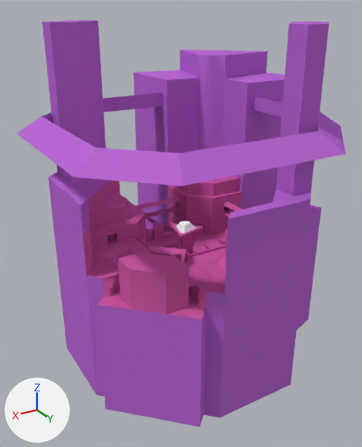
The Blender file assets/lvl/Tamar Plaza.blend as it was, and as the next commit left it.
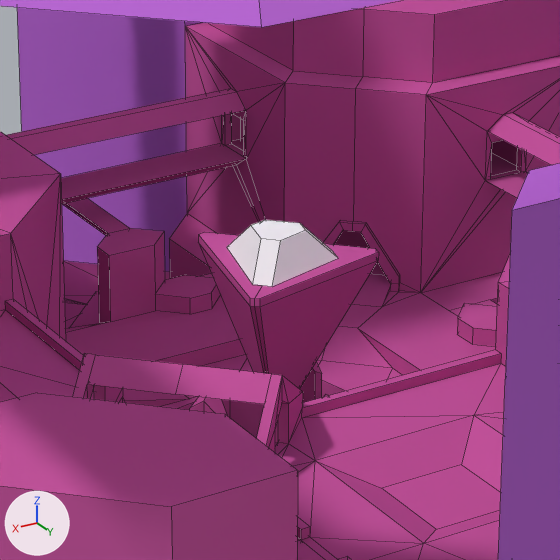
Old and new are each drawn whole from a camera (50 mm lens) standing at (69.8, 113.1, 71.4) and looking at (0.4, -2.7, 13.5) and again close up on the part from 37% to 65% of the width and 40% to 63% of the height. Every picture has the same lights, and +X, +Y and +Z are marked at lower left. The close-ups show mesh edges as thin lines.

Before the edit, the objects in view are built like this:
```python
me_cube_003 = bpy.data.meshes.new('Cube.003')
me_cube_003.from_pydata(...)  # 12 vertices, 7 faces; spans x -2.0..3.12, y -2.96..2.96, z 0.0..1.76
me_cube_003.materials.append(mat_default)  # white #ffffff
me_plaza_groupmesh_12365 = bpy.data.meshes.new('plaza_groupmesh_12365')
me_plaza_groupmesh_12365.from_pydata(...)  # 714 vertices, 695 faces, 1 loose edge; spans x -32.8..7.6, y -35.8..33.8, z -71.6..-15.4
me_plaza_groupmesh_12365.materials.append(mat_accessible)  # pink #cd5aa3
me_plaza_groupmesh_12365_001 = bpy.data.meshes.new('plaza_groupmesh_12365.001')
me_plaza_groupmesh_12365_001.from_pydata(...)  # 134 vertices, 90 faces; spans x 0.0..38.9, y -55.6..44.0, z -61.6..28.6
me_plaza_groupmesh_12365_001.materials.append(mat_inaccessible)  # purple #b968d3
ob_cube_000_proxy = bpy.data.objects.new('Cube.000_proxy', me_cube_003)
ob_cube_000_proxy.location = (2.66, 3.26, 14.65)
ob_cube_000_proxy.rotation_euler = (0.0, 0.0, 0.785)  # degrees (0, 0, 45)
ob_plaza_groupmesh_12365 = bpy.data.objects.new('plaza_groupmesh_12365', me_plaza_groupmesh_12365)
ob_plaza_groupmesh_12365.location = (3.1, 3.7, 39.84)
ob_plaza_groupmesh_12365.rotation_euler = (0.0, 0.0, -0.785)  # degrees (0, 0, -45)
_m = ob_plaza_groupmesh_12365.modifiers.new('Mirror', 'MIRROR')
_m.use_clip = True
ob_plaza_groupmesh_12365_001 = bpy.data.objects.new('plaza_groupmesh_12365.001', me_plaza_groupmesh_12365_001)
ob_plaza_groupmesh_12365_001.location = (3.1, 3.7, 39.84)
ob_plaza_groupmesh_12365_001.rotation_euler = (0.0, 0.0, -0.785)  # degrees (0, 0, -45)
_m = ob_plaza_groupmesh_12365_001.modifiers.new('Mirror', 'MIRROR')
_m.use_clip = True
# also in view: 'plaza_groupmesh_12365.002' at (24.1, 24.7, 14.2)
```
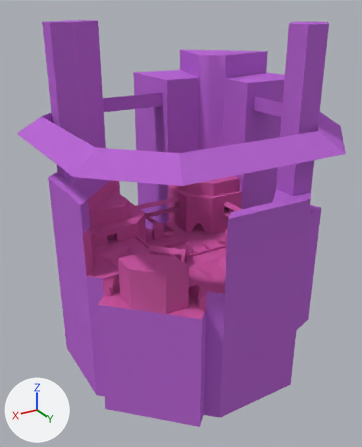
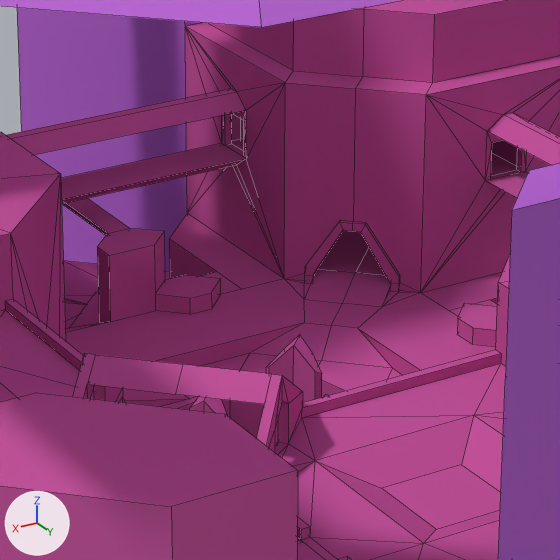
Pixel boxes (x1, y1, x2, y2) of what changed, in the close-ups (560 x 560 px):
'Cube.000_proxy', deleted
    before: (227, 220, 338, 287)
part 1 of me_plaza_groupmesh_12365, deleted (purple)
    before: (198, 232, 379, 389)

Patch to the scene script:
```diff
--- a/assets/lvl/Tamar Plaza.blend.py
+++ b/assets/lvl/Tamar Plaza.blend.py
@@ me_plaza_groupmesh_12365 @@
 me_plaza_groupmesh_12365.from_pydata(...)  # 714 vertices, 695 faces, 1 loose edge; spans x -32.8..7.6, y -35.8..33.8, z -71.6..-15.4
 # used by ob_plaza_groupmesh_12365; location = (3.1, 3.7, 39.84); rotation_euler = (0.0, 0.0, -0.785), in degrees (0, 0, -45)
+# me_plaza_groupmesh_12365 part 1: the loose piece of 20 vertices spanning x -4.8..0.0, y -3.4..4.1, z -33.1..-25.2 is deleted
 me_plaza_groupmesh_12365.materials.append(mat_accessible)
@@ ob_cube_000_proxy @@
-ob_cube_000_proxy = bpy.data.objects.new('Cube.000_proxy', me_cube_003)
-ob_cube_000_proxy.location = (2.66, 3.26, 14.65)
-ob_cube_000_proxy.rotation_euler = (0.0, 0.0, 0.785)  # degrees (0, 0, 45)
```
